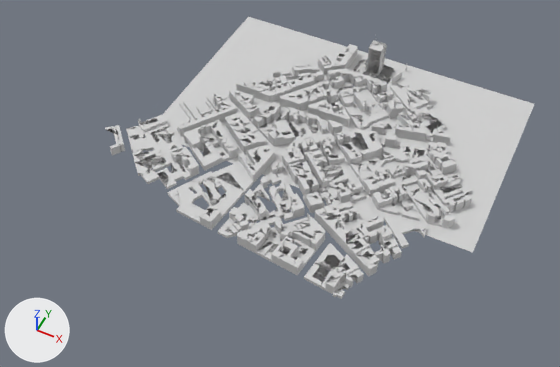
One commit to the glTF model static/models/city.glb: the scene before it, then after it.
Before and after are seen from a camera (50 mm lens) standing at (205.0, -644.0, 559.0) and looking at (-13.0, -207.0, 12.0). The lights are fixed; the arrows at lower left show +X, +Y and +Z. Where no turn or scale is listed for an object, it has been applied to the vertices. Vertices at the same position are counted once.

Names of what the first picture shows: 'Floor', 'Tower', 'map_3.osm_buildings', 'map_3.osm_highways'.
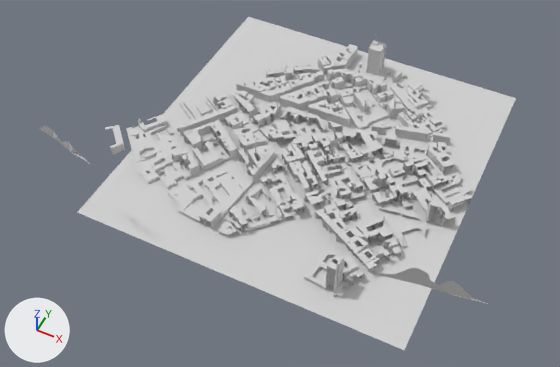
Changed parts and their boxes (x1, y1, x2, y2) in the pictures (560 x 367 px):
'Floor', reshaped (17% wider, 42% taller): before (158, 17, 534, 252); after (77, 17, 516, 350)
'map_3.osm_buildings', reshaped (42% narrower, 60% shorter): before (105, 44, 472, 299); after (236, 44, 450, 146)
'map_3.osm_buildings.001', added: after (105, 89, 472, 297)
    faces in mat_roof (light grey #d1d1d1): (105, 89, 472, 297)
    faces in mat_concrete (light grey #d1d1d1): (111, 93, 472, 296)
    faces in mat_grass (light grey #d1d1d1): (246, 104, 397, 150)
'map_3.osm_buildings.002', added: after (217, 132, 365, 235)
    faces in mat_roof (light grey #d1d1d1): (218, 132, 365, 235)
    faces in mat_concrete (light grey #d1d1d1): (217, 136, 365, 233)
'Cloud.001', added: after (372, 268, 491, 305)
'Cloud', added: after (31, 124, 90, 164)
part 1 of me_map_3_osm_buildings, added: after (266, 66, 293, 80)
part 2 of me_map_3_osm_buildings, deleted: before (105, 64, 472, 299)
part 3 of me_map_3_osm_buildings, built on: before (251, 58, 450, 138); after (256, 46, 447, 136)
part 4 of me_cube_079, built on: before (379, 52, 384, 68); after (366, 43, 384, 75)

Edits to the bpy script that builds the scene:
```text
Change me_map_3_osm_buildings:
    remove me_map_3_osm_buildings.from_pydata(...)  # 11468 vertices, 19264 faces; spans x -200.0..161.0, y -183.0..127.0, z 0.0..15.0
    add me_map_3_osm_buildings.from_pydata(...)  # 3471 vertices, 5789 faces; spans x -112.0..117.0, y 10.0..127.0, z 0.0..15.0
    me_map_3_osm_buildings part 1: a new loose piece of 148 vertices spanning x -95.0..-68.0, y 39.0..68.0, z 0.0..11.0
    me_map_3_osm_buildings part 2: 31 loose pieces with 8500 vertices, spanning x -200.0..161.0, y -183.0..125.0, z 0.0..15.0, are deleted
    me_map_3_osm_buildings part 3: 105 vertices moved within x -91.0..106.0, y 15.0..112.0, z 0.0..13.0; 55 vertices removed from x -85.0..103.0, y 30.0..103.0, z 0.0..11.0; 410 vertices added at x -47.0..108.0, y 27.0..127.0, z 0.0..12.0
    add me_map_3_osm_buildings.materials.append(mat_glass)  # light grey #d1d1d1
Change me_cube_079:
    remove me_cube_079.from_pydata(...)  # 196 vertices, 236 faces; spans x -7.6..8.4, y -7.1..7.9, z -20.1..25.9
    add me_cube_079.from_pydata(...)  # 196 vertices, 314 faces; spans x -7.6..8.4, y -7.1..7.9, z -20.1..25.9
    me_cube_079 part 4
    20 faces are deleted
    4 new faces join them, mat_metal (light grey #d1d1d1)
    52 new faces join them, mat_concrete (light grey #d1d1d1)
    34 new faces join them, mat_glass (light grey #d1d1d1)
    8 new faces join them, mat_glass2 (light grey #d1d1d1)
Change me_plane:
    where me_plane.from_pydata(...)  # 4 vertices, 2 faces; spans x -172.0..173.0, y -165.0..55.0, z 0.0
    verts and faces of me_plane; kept vertices keep their numbers, new ones are numbered from 4
    me_plane part 5
    add delete_vertices([0, 1, 2])  # with the faces that use them
    add verts[4] = (153.0, 55.0, 0.0)  # pixel (516, 98)
    add verts[5] = (153.0, -285.0, 0.0)  # pixel (404, 350)
    add verts[6] = (-172.0, -285.0, 0.0)  # pixel (77, 212)
    add faces += [(3, 5, 4), (3, 6, 5)]
Add ob_map_3_osm_buildings_002:
    ob_map_3_osm_buildings_002 = bpy.data.objects.new('map_3.osm_buildings.002', me_map_3_osm_buildings_005)  # 907 vertices, 1415 faces; spans x -35.0..69.0, y -169.0..-14.0, z 0.0..11.0; in mat_roof (light grey #d1d1d1), mat_concrete (light grey #d1d1d1), mat_grass (light grey #d1d1d1)
    ob_map_3_osm_buildings_002.location = (-7.0, -110.0, 1.6)
Add ob_map_3_osm_buildings_001:
    ob_map_3_osm_buildings_001 = bpy.data.objects.new('map_3.osm_buildings.001', me_map_3_osm_buildings_004)  # 2922 vertices, 4470 faces; spans x -200.0..161.0, y -183.0..25.0, z 0.0..35.0; in mat_roof (light grey #d1d1d1), mat_concrete (light grey #d1d1d1), mat_grass (light grey #d1d1d1)
    ob_map_3_osm_buildings_001.location = (-7.0, -110.0, 0.3)
Add ob_cloud_001:
    ob_cloud_001 = bpy.data.objects.new('Cloud.001', me_plane_003)  # 16 vertices, 14 faces; spans x -48.0..39.8, y -8.5..6.7, z -10.4..11.2; in mat_clouds (light grey #d1d1d1)
    ob_cloud_001.location = (163.5, -312.7, 100.8)
Add ob_cloud:
    ob_cloud = bpy.data.objects.new('Cloud', me_plane_004)  # 16 vertices, 14 faces; spans x -46.3..33.3, y -6.1..8.9, z -8.7..6.6; in mat_clouds (light grey #d1d1d1)
    ob_cloud.location = (-166.5, -312.7, 95.8)
```
